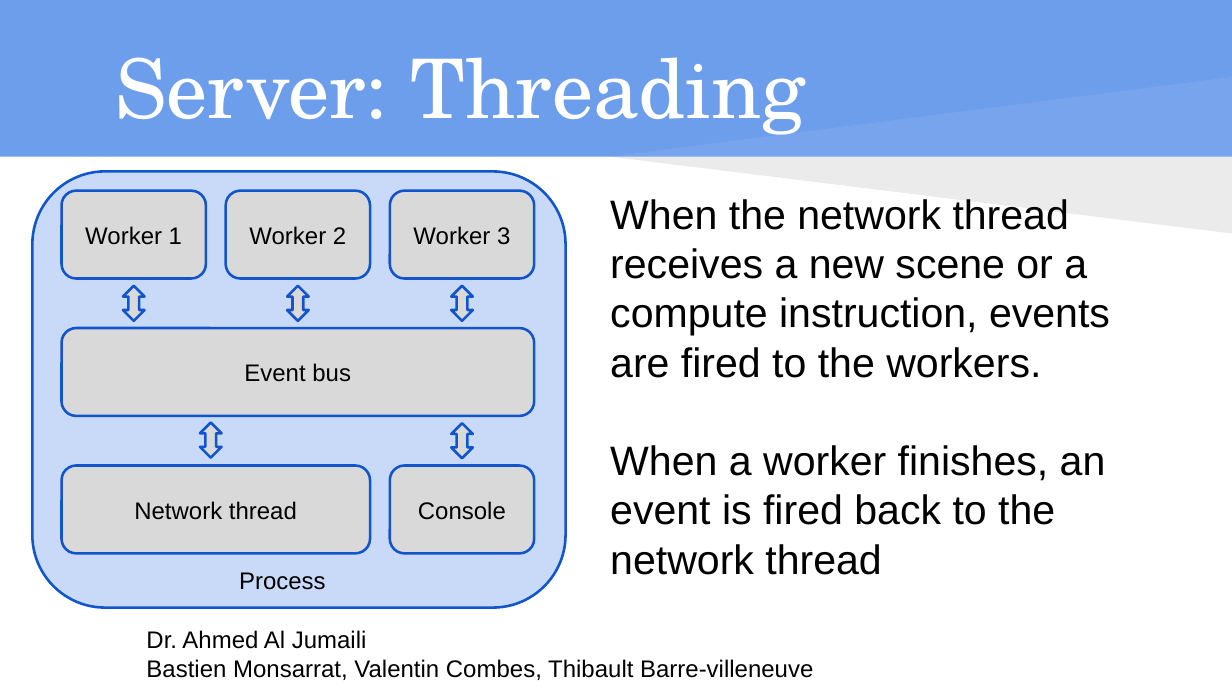
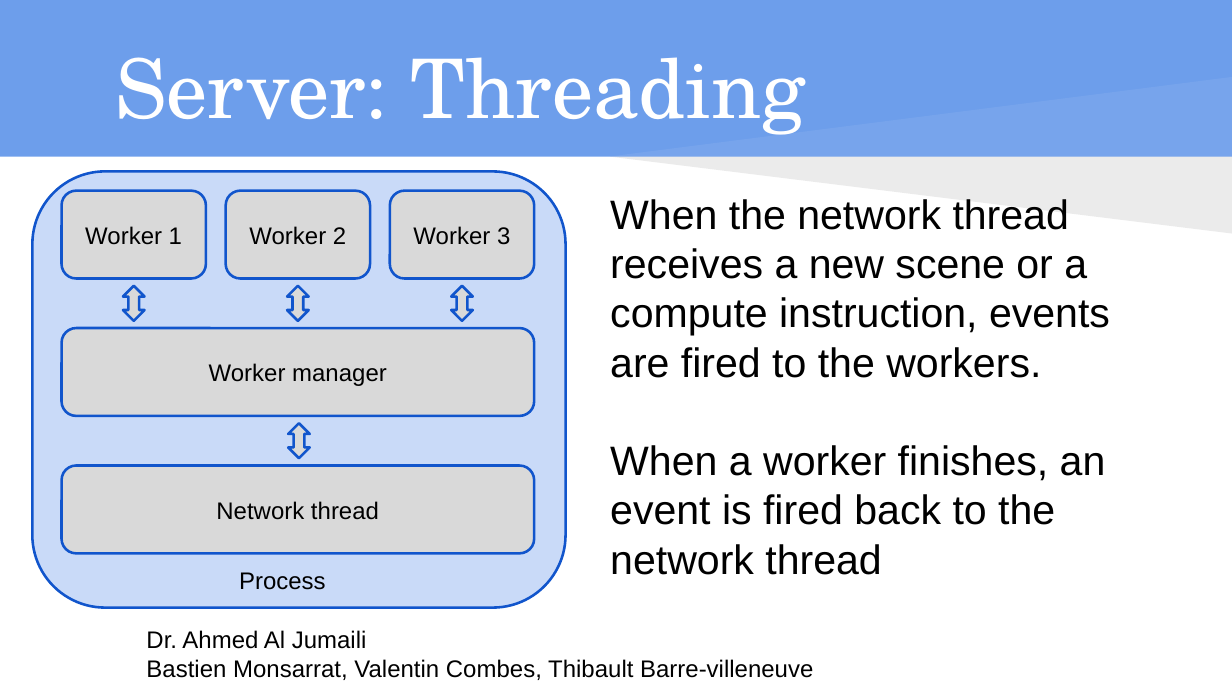
Before and after one commit to isundil/drt, a slide deck: slide 22 of Presentation DS - drt.pptx (slide 18 before the commit). Drawn at 1232x693 pixels with LibreOffice and Linux fonts; fonts in the diff are those of the drawing. Boxes give left, top, right and bottom in pixels: in the first picture for what was removed or moved away, otherwise in the second. Text is boxed around its words. In the diff, an @@ line names an element or a change of style, - is before the commit and + after.

```diff
--- a/Presentation DS - drt.pptx
+++ b/Presentation DS - drt.pptx
@@ text in rounded rectangle at [209, 363, 387, 386]: text changed @@
-Event bus
+Worker manager
@@ up down arrow: place and size @@
-up down arrow at [200, 423, 222, 457]
+up down arrow at [288, 423, 310, 457]
@@ up down arrow removed at [451, 423, 473, 457] @@
@@ rounded rectangle "Network thread": place and size @@
-rounded rectangle "Network thread" at [62, 466, 370, 553]
+rounded rectangle "Network thread" at [62, 466, 535, 553]
@@ rounded rectangle removed at [389, 466, 533, 553] @@
-Console
```
Also in this commit, not shown: 7 other slides changed, 9 slides added, 4 slides removed.
